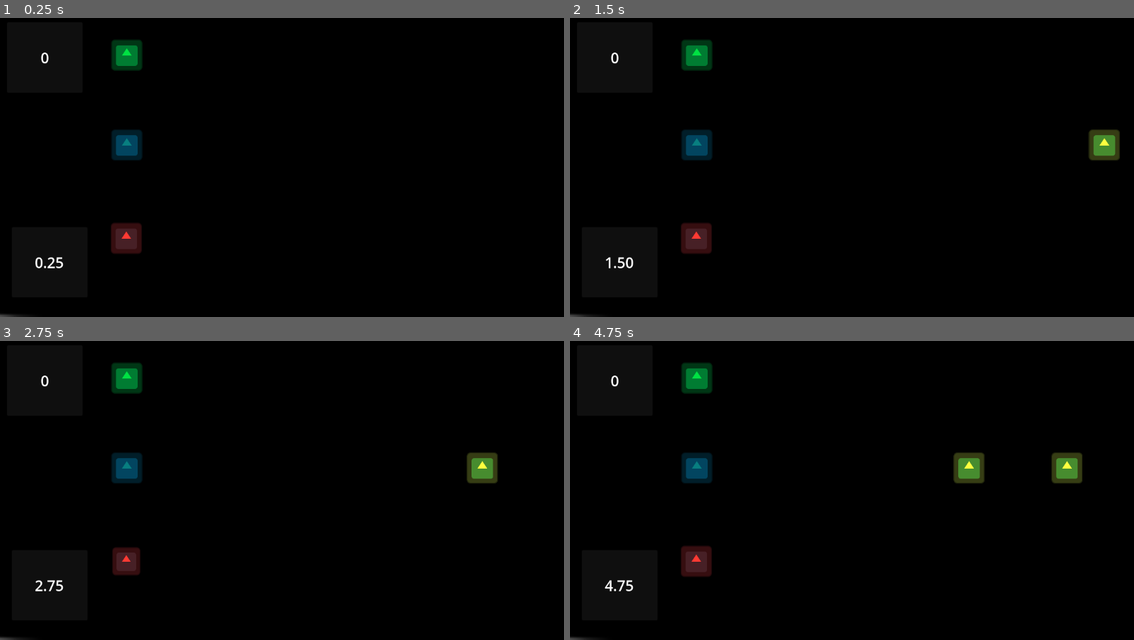
Above: before the commit, frames 1-4 (two rows, left to right).
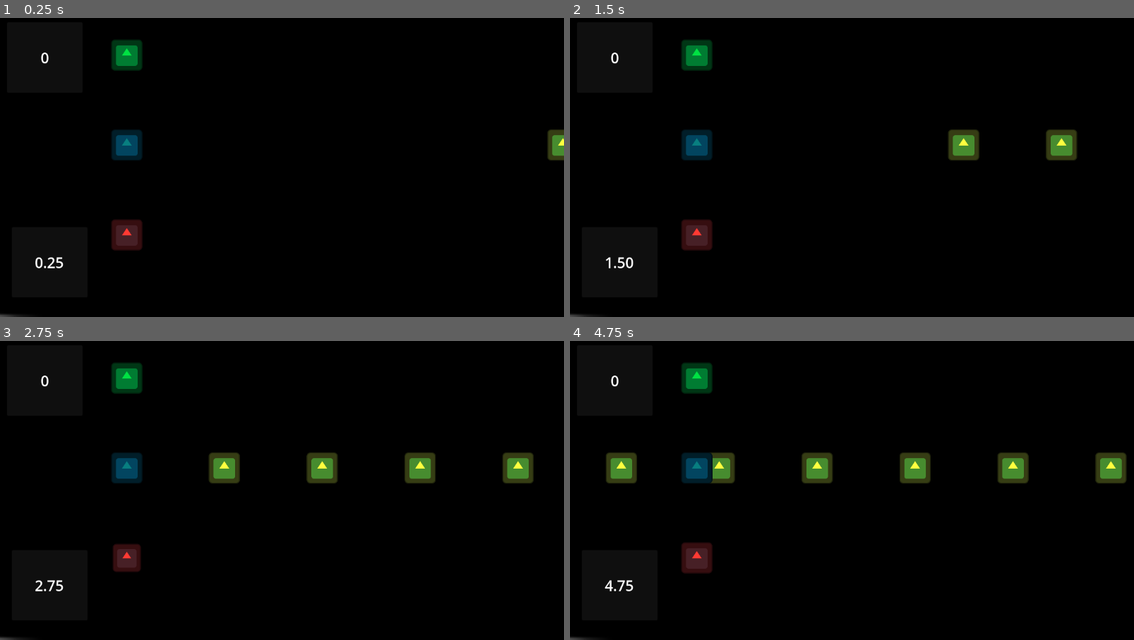
Above: after the commit, the same moments.

Repository: milnej/EscapeFromFrog
Game: Godot game, scene res://game.tscn
Same seed, same stepped clock (60 frames per second), same inputs: the game is played once before the commit and once after it. The engine's default icon, where the game draws it, is replaced by a stand-in: a white triangle on a blue panel in a dark square.
Inputs:
- Up to frame 1 (0.25 s): no input
- Up to frame 2 (1.5 s): hold L (note_right) 0.53-1.28 s; tap Space (beetle_attack) at 0.6 s; tap D (beetle_bottom) at 1.35 s
- Up to frame 3 (2.75 s): hold L (note_right) from 2.03 s (still down); tap S (beetle_middle) at 2.1 s
- Up to frame 4 (4.75 s): tap A (beetle_top) at 2.85 s; release L (note_right) at 3.53 s; tap Space (beetle_attack) at 3.6 s; tap D (beetle_bottom) at 4.35 s

The runs differ from the first frame. In frame 1, 0.5% of the frame differs, in the area x 19-100%, y 37-79%; in frame 2, 1.9%; in frame 3, 3.0%; in frame 4, 4.5%, in the area x 6-99%, y 37-79%.

Commit message:
bpm works

Diff:
--- a/road.gd
+++ b/road.gd
@@ -11,20 +11,18 @@
 const DIST_BETWEEN_NOTES = 200
 
 func calculate_note_speed(bpm):
-	var note_length = DIST_BETWEEN_NOTES * 0.005
+	var note_length = DIST_BETWEEN_NOTES
 	var beat_in_seconds = 60/float(bpm)
 
 	note_move_speed = note_length/beat_in_seconds
 	note_scale = note_length/DIST_BETWEEN_NOTES
-	print(note_scale)
 
-# Called when the node enters the scene tree for the first time.
 func _ready():
 
 	var file = FileAccess.open(beat_map_file_name, FileAccess.READ)
 	var beat_map_raw = file.get_as_text()
 	var beat_map = beat_map_raw.split('\n')
-	var bpm = 85
+	var bpm = 83
 
 	calculate_note_speed(bpm)
 
@@ -32,7 +30,7 @@
 		add_note(beat_map[i])
 
 func _process(delta):
-	note_conductor.position += Vector2(-note_move_speed, 0)
+	note_conductor.position += Vector2(-note_move_speed*delta, 0)
 
 func add_note(note_lane):
 
--- a/road.tscn
+++ b/road.tscn
@@ -27,7 +27,7 @@
 modulate = Color(0.121569, 0.494118, 0.501961, 1)
 
 [node name="NotePickerRight" parent="." instance=ExtResource("2_01g0b")]
-position = Vector2(-97, 479)
+position = Vector2(-96, 472)
 scale = Vector2(1.00296, 1.02475)
 note_number = 2
 metadata/_edit_group_ = true
Not shown: 1 places in Scene/guts.tscn that only renumber resources
